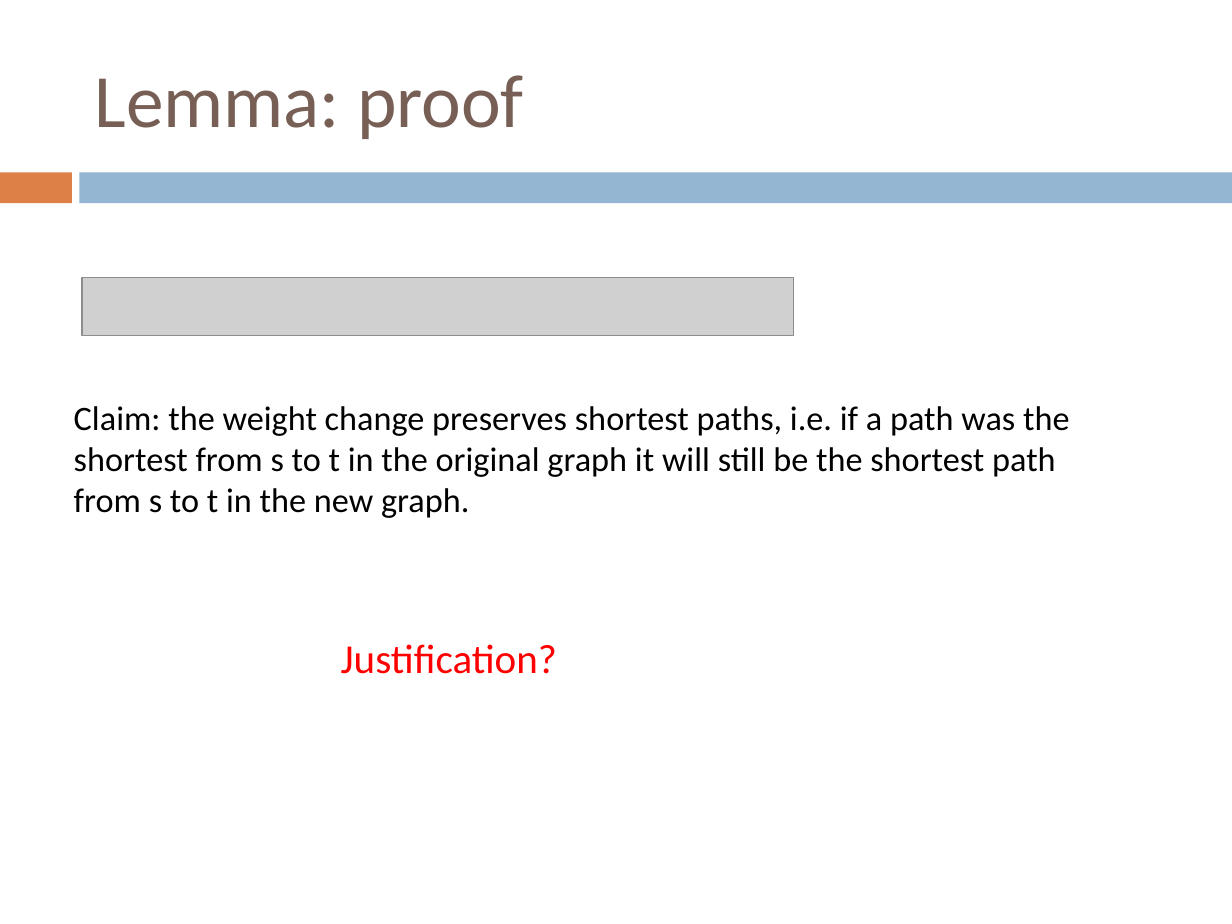
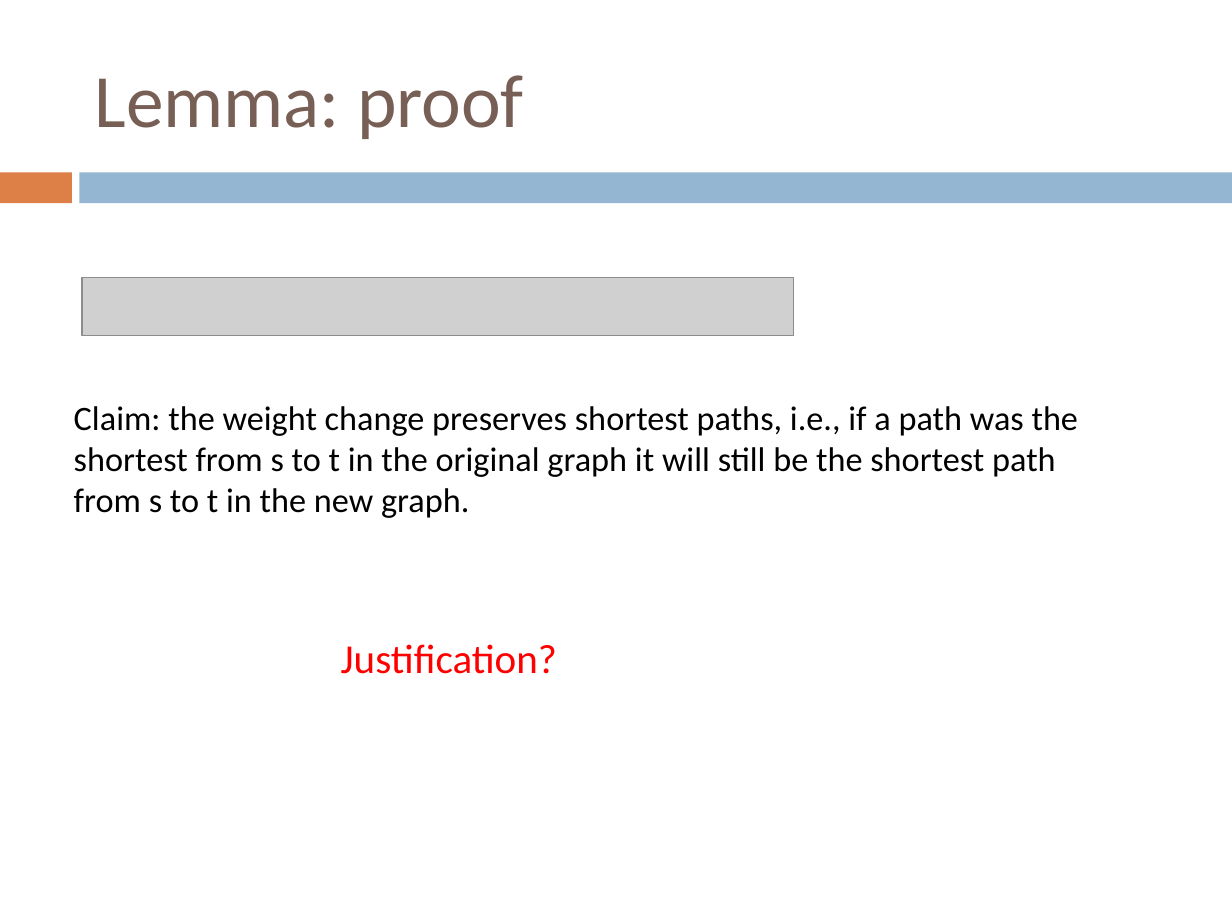
Before and after one commit to Collins-kariuk/Algorithms, a slide deck: slide 66 of Lectures/Lecture 20_All-Pairs Shortest Paths.pptx. Drawn at 1232x924 pixels with LibreOffice and Linux fonts; fonts in the diff are those of the drawing; grey boxes stand for pictures. Boxes give left, top, right and bottom in pixels: in the first picture for what was removed or moved away, otherwise in the second. Text is boxed around its words. In the diff, an @@ line names an element or a change of style, - is before the commit and + after.

```diff
--- a/Lectures/Lecture 20_All-Pairs Shortest Paths.pptx
+++ b/Lectures/Lecture 20_All-Pairs Shortest Paths.pptx
@@ text at (x1=74, y1=406, x2=1078, y2=518): text changed @@
-Claim: the weight change preserves shortest paths, i.e. if a path was the shortest from s to t in the original graph it will still be the shortest path from s to t in the new graph.
+Claim: the weight change preserves shortest paths, i.e., if a path was the shortest from s to t in the original graph it will still be the shortest path from s to t in the new graph.
```
Also in this commit, not shown: 4 other slides changed, 2 other files.
